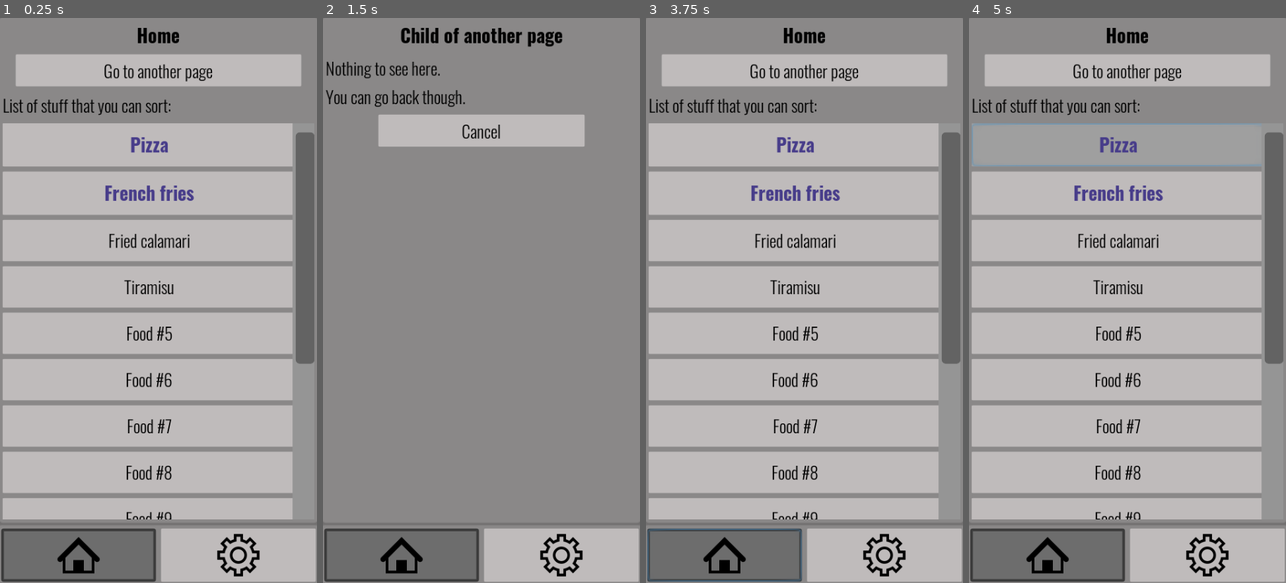
Above: before the commit, frames 1-4 (left to right).
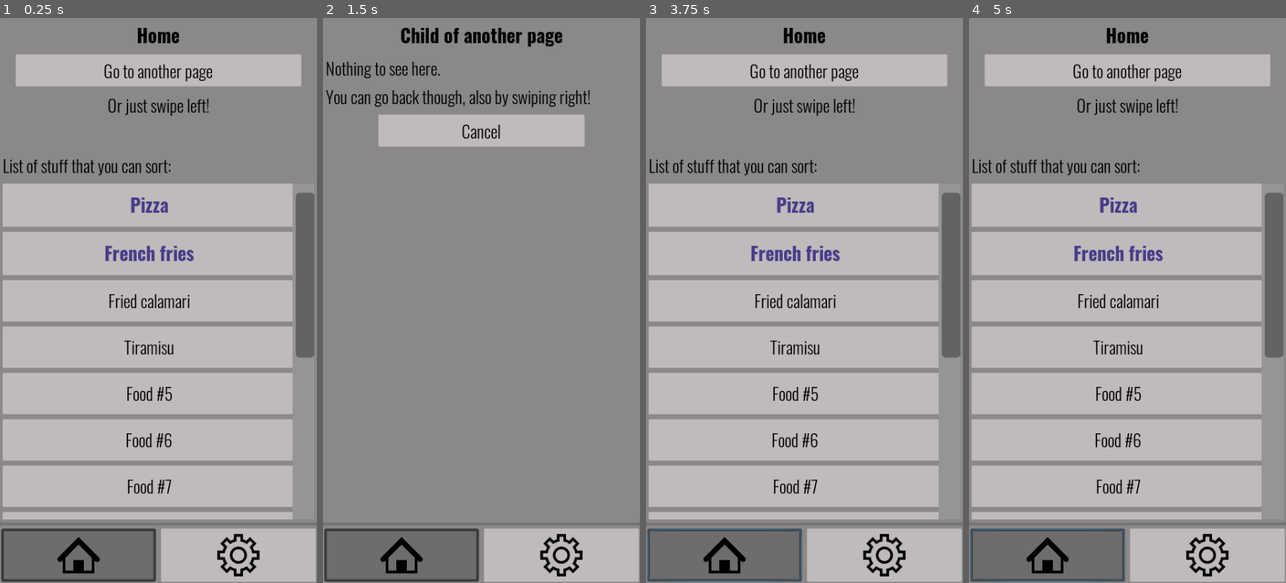
Above: after the commit, the same moments.

Repository: andrea-calligaris/mobile-app-template-for-godot
Game: Godot game, scene res://MainScene.tscn
Same seed, same stepped clock (60 frames per second), same inputs: the game is played once before the commit and once after it.
Inputs (mouse positions are in pixels of both pictures, inside the frame that each line leads up to):
- Up to frame 1 (0.25 s): no input
- Up to frame 2 (1.5 s): click (471, 142) at 0.52 s; click "Go to another page" at 1.25 s
- Up to frame 3 (3.75 s): click "Go to another page" at 2 s; click "Cancel" at 2.75 s; click (725, 554) at 3.5 s
- Up to frame 4 (5 s): click (1117, 142) at 4.27 s

The runs differ from the first frame. In frame 1, 25% of the frame differs, in the area x 0-100%, y 14-89%; in frame 2, 0.4%; in frame 3, 25%; in frame 4, 20%.

Commit message:
Implement swiping

Diff:
--- a/src/pages/ChildPage.tscn
+++ b/src/pages/ChildPage.tscn
@@ -1,7 +1,8 @@
-[gd_scene load_steps=3 format=2]
+[gd_scene load_steps=4 format=2]
 
 [ext_resource path="res://pages/child_page.gd" type="Script" id=1]
 [ext_resource path="res://fonts/font_default_bold.tres" type="DynamicFont" id=2]
+[ext_resource path="res://scripts/scrollboxcontainer_supporting_mobile_drag_and_drop_and_scrolling.gd" type="Script" id=3]
 
 [node name="ChildPage" type="PanelContainer"]
 anchor_right = 1.0
@@ -25,27 +26,41 @@
 text = "Child of another page"
 align = 1
 
-[node name="Label" type="Label" parent="VBoxContainer"]
+[node name="ScrollContainer" type="ScrollContainer" parent="VBoxContainer"]
 margin_top = 51.0
 margin_right = 476.0
-margin_bottom = 134.0
+margin_bottom = 849.0
+size_flags_horizontal = 3
+size_flags_vertical = 3
+script = ExtResource( 3 )
+
+[node name="VBoxContainer" type="VBoxContainer" parent="VBoxContainer/ScrollContainer"]
+margin_right = 476.0
+margin_bottom = 798.0
+size_flags_horizontal = 3
+size_flags_vertical = 3
+
+[node name="lbl_Info" type="Label" parent="VBoxContainer/ScrollContainer/VBoxContainer"]
+margin_right = 476.0
+margin_bottom = 83.0
 text = "Nothing to see here.
-You can go back though."
+You can go back though, also by swiping right!"
 
-[node name="MarginContainer" type="MarginContainer" parent="VBoxContainer"]
-margin_top = 142.0
+[node name="MarginContainer" type="MarginContainer" parent="VBoxContainer/ScrollContainer/VBoxContainer"]
+margin_top = 91.0
 margin_right = 476.0
-margin_bottom = 190.0
+margin_bottom = 139.0
 custom_constants/margin_right = 80
 custom_constants/margin_left = 80
 __meta__ = {
 "_edit_use_anchors_": false
 }
 
-[node name="btn_Cancel" type="Button" parent="VBoxContainer/MarginContainer"]
+[node name="btn_Cancel" type="Button" parent="VBoxContainer/ScrollContainer/VBoxContainer/MarginContainer"]
 margin_left = 80.0
 margin_right = 396.0
 margin_bottom = 48.0
 text = "Cancel"
 
-[connection signal="pressed" from="VBoxContainer/MarginContainer/btn_Cancel" to="." method="_on_btn_Cancel_pressed"]
+[connection signal="swipe" from="VBoxContainer/ScrollContainer" to="." method="_on_ScrollContainer_swipe"]
+[connection signal="pressed" from="VBoxContainer/ScrollContainer/VBoxContainer/MarginContainer/btn_Cancel" to="." method="_on_btn_Cancel_pressed"]
--- a/src/pages/HomePage.tscn
+++ b/src/pages/HomePage.tscn
@@ -42,14 +42,25 @@
 margin_bottom = 48.0
 text = "Go to another page"
 
-[node name="Label" type="Label" parent="VBoxContainer"]
+[node name="lbl_Instruction" type="Label" parent="VBoxContainer"]
 margin_top = 107.0
 margin_right = 476.0
-margin_bottom = 147.0
+margin_bottom = 190.0
+text = "Or just swipe left!
+"
+align = 1
+__meta__ = {
+"_edit_use_anchors_": false
+}
+
+[node name="lbl_SortStuff" type="Label" parent="VBoxContainer"]
+margin_top = 198.0
+margin_right = 476.0
+margin_bottom = 238.0
 text = "List of stuff that you can sort:"
 
 [node name="ScrollContainer" type="ScrollContainer" parent="VBoxContainer"]
-margin_top = 155.0
+margin_top = 246.0
 margin_right = 476.0
 margin_bottom = 849.0
 size_flags_horizontal = 3
@@ -58,8 +69,9 @@
 
 [node name="ContainerList" type="VBoxContainer" parent="VBoxContainer/ScrollContainer"]
 margin_right = 476.0
-margin_bottom = 694.0
+margin_bottom = 603.0
 size_flags_horizontal = 3
 size_flags_vertical = 3
 
 [connection signal="pressed" from="VBoxContainer/MarginContainer/btn_GotoChildPage" to="." method="_on_btn_GotoChildPage_pressed"]
+[connection signal="swipe" from="VBoxContainer/ScrollContainer" to="." method="_on_ScrollContainer_swipe"]
--- a/src/pages/child_page.gd
+++ b/src/pages/child_page.gd
@@ -27,3 +27,8 @@
 
 func _on_btn_Cancel_pressed():
 	AM.go_back(self, _caller)
+
+
+func _on_ScrollContainer_swipe(direction):
+	if direction == "right":
+		AM.go_back(self, _caller)
--- a/src/pages/home_page.gd
+++ b/src/pages/home_page.gd
@@ -55,3 +55,8 @@
 	var scene = ChildPage.instance()
 	AM.pages_container.add_child(scene)
 	scene.initialize(self)
+
+
+func _on_ScrollContainer_swipe(direction):
+	if direction == "left":
+		_on_btn_GotoChildPage_pressed()
--- a/src/scripts/scrollboxcontainer_supporting_mobile_drag_and_drop_and_scrolling.gd
+++ b/src/scripts/scrollboxcontainer_supporting_mobile_drag_and_drop_and_scrolling.gd
@@ -4,7 +4,8 @@
 
 extends ScrollContainer
 
-# ScrollBoxContainer supporting mobile drag and drop and scrolling.
+# ScrollBoxContainer supporting mobile drag and drop, scrolling up and down,
+# and swiping.
 
 # Script meant to be attached to a ScrollContainer.
 # Can be used in conjunction with the custom class RichTextButton to allow
@@ -12,12 +13,16 @@
 # Scrolling only works if any child control has "mouse_filter" set to
 # "Pass" or "Ignore".
 
+signal swipe(direction)
+
 const SCROLL_SPEED = 4
+const SWIPE_SENSITIVITY = 15
 
 var is_dragging := false
 var _scrolling_up := false
 var _scrolling_down := false
 var _last_scroll_vertical := 0
+var _screen_has_been_touched := false
 
 
 func _ready():
@@ -37,6 +42,12 @@
 
 
 func _on_ScrollContainer_gui_input(event):
+	if event is InputEventScreenTouch:
+		if event.pressed:
+			_screen_has_been_touched = true
+		else:
+			_screen_has_been_touched = false
+
 	if event is InputEventScreenDrag:
 		if event.position.y < 100:
 			_scrolling_up = true
@@ -47,3 +58,13 @@
 		else:
 			_scrolling_up = false
 			_scrolling_down = false
+
+		if is_dragging == false and\
+				_screen_has_been_touched:
+			var swipe = event.relative
+			if swipe.x < -SWIPE_SENSITIVITY:
+				emit_signal("swipe", "left")
+				_screen_has_been_touched = false # stop endless swiping
+			elif swipe.x > SWIPE_SENSITIVITY:
+				emit_signal("swipe", "right")
+				_screen_has_been_touched = false # stop endless swiping
Not shown, changed: readme.md
